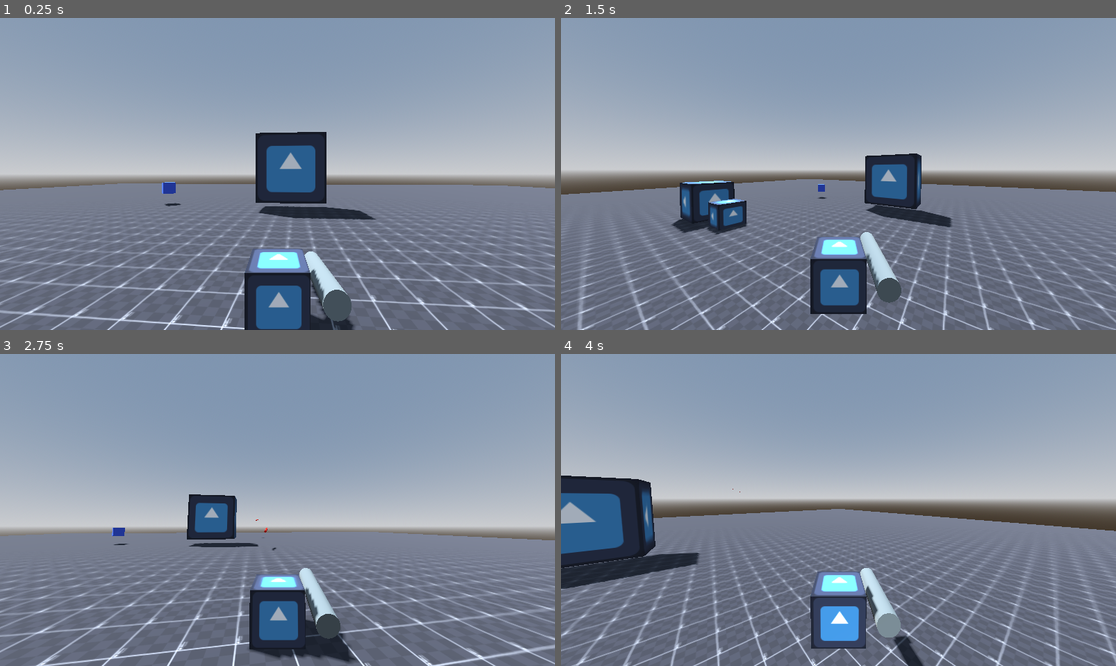
Above: before the commit, frames 1-4 (two rows, left to right).
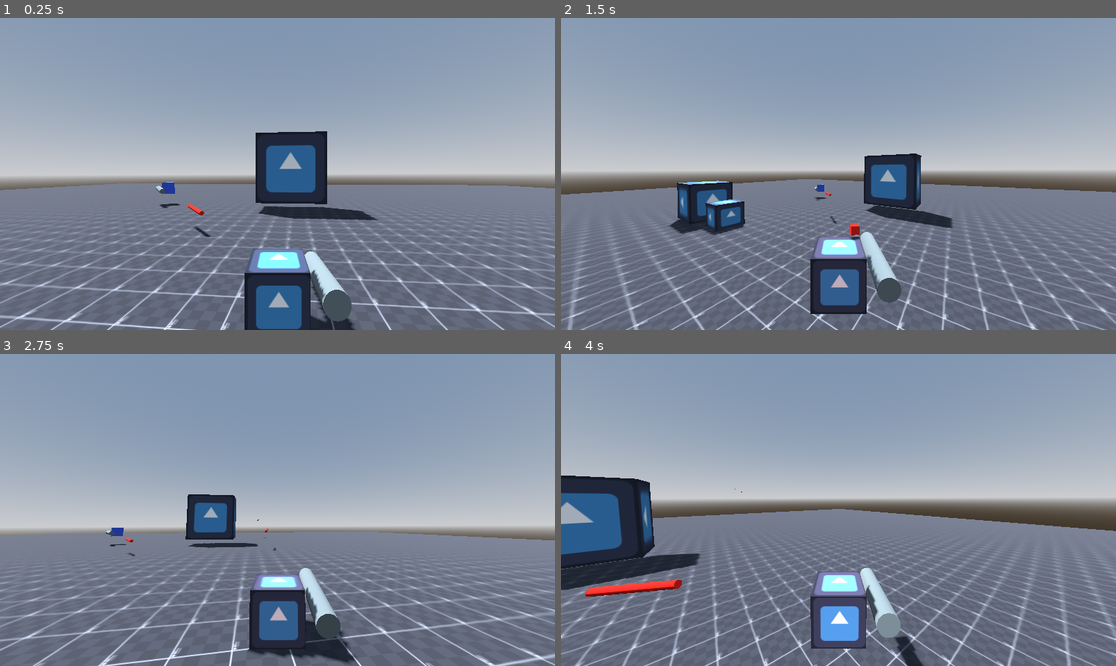
Above: after the commit, the same moments.

Repository: MukumovMuhammad/Simple_3D_Cube_shooter-
Game: Godot game, scene res://Scenes/test_platform.tscn
Same seed, same stepped clock (60 frames per second), same inputs: the game is played once before the commit and once after it. The engine's default icon, where the game draws it, is replaced by a stand-in: a white triangle on a blue panel in a dark square.
Inputs (mouse positions are in pixels of both pictures, inside the frame that each line leads up to):
- Up to frame 1 (0.25 s): no input
- Up to frame 2 (1.5 s): tap Enter (ui_accept) at 0.5, 0.77 s; move the mouse to (866, 174) at 0.52 s; hold D (right) 0.53-1.28 s; tap S (bk) at 0.6 s; move the mouse to (810, 174) at 1.27 s; hold A (left) from 1.28 s (still down); tap W (fd) at 1.35 s
- Up to frame 3 (2.75 s): tap Enter (ui_accept) at 1.52 s; move the mouse to (288, 503) at 2.02 s; release A (left) at 2.03 s; press the mouse at (288, 503) at 2.03 s; hold D (right) from 2.03 s (still down)
- Up to frame 4 (4 s): move the mouse to (832, 516) at 2.77 s; release the mouse at (832, 516) at 2.78 s; tap S (bk) at 2.85 s; tap Enter (ui_accept) at 3.02, 3.77 s; move the mouse to (877, 513) at 3.52 s; release D (right) at 3.53 s; hold A (left) from 3.53 s (still down); tap W (fd) at 3.6 s

The runs differ from the first frame. In frame 1, 3.8% of the frame differs, in the area x 0-100%, y 36-100%; in frame 2, 5.6%; in frame 3, 5.6%; in frame 4, 6.3%, in the area x 0-100%, y 38-100%.

Commit message:
scripted the enemies weapon. Now they can shoot! :)

Diff:
--- a/Scenes/bullets.tscn
+++ b/Scenes/bullets.tscn
@@ -41,6 +41,7 @@
 [node name="RayCast3D" type="RayCast3D" parent="."]
 transform = Transform3D(1, 0, 0, 0, -4.37114e-08, -1, 0, 1, -4.37114e-08, 0.00208646, -0.00117654, 0.970869)
 target_position = Vector3(0, -2, 0)
+collision_mask = 7
 
 [node name="Timer" type="Timer" parent="."]
 wait_time = 4.0
--- a/Scenes/enemies.tscn
+++ b/Scenes/enemies.tscn
@@ -1,7 +1,8 @@
-[gd_scene load_steps=6 format=3 uid="uid://lrrrysua6ugb"]
+[gd_scene load_steps=7 format=3 uid="uid://lrrrysua6ugb"]
 
 [ext_resource type="Script" uid="uid://c83pdphew8q4j" path="res://Scripts/enemies.gd" id="1_gu34h"]
 [ext_resource type="Material" uid="uid://boj05afj1g618" path="res://enemies.tres" id="2_g5tt5"]
+[ext_resource type="PackedScene" uid="uid://crtalvvnavykt" path="res://Scenes/hands_with_weapon.tscn" id="3_p0i1u"]
 
 [sub_resource type="BoxShape3D" id="BoxShape3D_xhdkv"]
 
@@ -12,6 +13,8 @@
 radius = 30.0
 
 [node name="Enemies" type="CharacterBody3D" node_paths=PackedStringArray("mesh") groups=["Cube", "hitble"]]
+collision_layer = 7
+collision_mask = 3
 script = ExtResource("1_gu34h")
 mesh = NodePath("CollisionShape3D/MeshInstance3D")
 
@@ -34,4 +37,12 @@
 target_position = Vector3(0, 0, -25)
 collision_mask = 15
 
+[node name="hands" parent="." instance=ExtResource("3_p0i1u")]
+transform = Transform3D(1, 0, 0, 0, 0.990375, 0.138413, 0, -0.138413, 0.990375, 0.655606, 0, 0)
+
+[node name="Weapon" parent="hands" index="0"]
+transform = Transform3D(0.40975, 0.0591034, -0.00127751, 0, -0.148165, -0.418402, -0.0143088, 1.6925, -0.0365831, 0, 0, -0.561)
+
 [connection signal="body_entered" from="Area3D" to="." method="_on_area_3d_body_entered"]
+
+[editable path="hands"]
--- /dev/null
+++ b/Scenes/hands_with_weapon.tscn
@@ -0,0 +1,19 @@
+[gd_scene load_steps=3 format=3 uid="uid://crtalvvnavykt"]
+
+[sub_resource type="StandardMaterial3D" id="StandardMaterial3D_i3pqv"]
+albedo_color = Color(0.396078, 0.427451, 0.427451, 1)
+
+[sub_resource type="CylinderMesh" id="CylinderMesh_onrkg"]
+height = 1.324
+
+[node name="hands" type="Node3D"]
+transform = Transform3D(1, 0, 0, 0, 0.990375, 0.138413, 0, -0.138413, 0.990375, 0, 0, 0)
+
+[node name="Weapon" type="MeshInstance3D" parent="."]
+transform = Transform3D(0.41, 0, 0, 0, -7.43094e-08, -0.42, 0, 1.7, -1.83588e-08, 0, 0, -0.52118)
+material_override = SubResource("StandardMaterial3D_i3pqv")
+mesh = SubResource("CylinderMesh_onrkg")
+skeleton = NodePath("../../Camera_mount")
+
+[node name="Marker3D" type="Marker3D" parent="Weapon"]
+transform = Transform3D(2.43902, 0, 0, 0, -1.04075e-07, 0.588235, 0, -2.38095, -2.57126e-08, 0, -0.714561, 1.2666e-07)
--- a/Scenes/player.tscn
+++ b/Scenes/player.tscn
@@ -1,7 +1,8 @@
-[gd_scene load_steps=8 format=3 uid="uid://c73xf8kwqt025"]
+[gd_scene load_steps=7 format=3 uid="uid://c73xf8kwqt025"]
 
 [ext_resource type="Texture2D" uid="uid://ctfqnogfx0djb" path="res://icon.svg" id="1_4flbx"]
 [ext_resource type="Script" uid="uid://bb8442hfw7cx4" path="res://Scripts/player.gd" id="1_onrkg"]
+[ext_resource type="PackedScene" uid="uid://crtalvvnavykt" path="res://Scenes/hands_with_weapon.tscn" id="3_6t5aa"]
 
 [sub_resource type="BoxShape3D" id="BoxShape3D_4flbx"]
 
@@ -11,12 +12,6 @@
 uv1_triplanar = true
 
 [sub_resource type="BoxMesh" id="BoxMesh_i3pqv"]
-
-[sub_resource type="StandardMaterial3D" id="StandardMaterial3D_i3pqv"]
-albedo_color = Color(0.396078, 0.427451, 0.427451, 1)
-
-[sub_resource type="CylinderMesh" id="CylinderMesh_onrkg"]
-height = 1.324
 
 [node name="Player" type="CharacterBody3D" node_paths=PackedStringArray("mesh") groups=["Cube"]]
 collision_layer = 6
@@ -44,14 +39,7 @@
 debug_shape_custom_color = Color(0, 0, 0, 0)
 debug_shape_thickness = 1
 
-[node name="hands" type="Node3D" parent="."]
+[node name="hands" parent="." instance=ExtResource("3_6t5aa")]
 transform = Transform3D(1, 0, 0, 0, 0.990375, 0.138413, 0, -0.138413, 0.990375, 0.861688, 0.0273502, 0.0471447)
 
-[node name="Weapon" type="MeshInstance3D" parent="hands"]
-transform = Transform3D(0.41, 0, 0, 0, -7.43094e-08, -0.42, 0, 1.7, -1.83588e-08, 0, 0, -0.52118)
-material_override = SubResource("StandardMaterial3D_i3pqv")
-mesh = SubResource("CylinderMesh_onrkg")
-skeleton = NodePath("../../Camera_mount")
-
-[node name="Marker3D" type="Marker3D" parent="hands/Weapon"]
-transform = Transform3D(2.43902, 0, 0, 0, -1.04075e-07, 0.588235, 0, -2.38095, -2.57126e-08, 0, -0.714561, 1.2666e-07)
+[editable path="hands"]
--- a/Scenes/test_platform.tscn
+++ b/Scenes/test_platform.tscn
@@ -41,6 +41,7 @@
 shadow_enabled = true
 
 [node name="NavigationRegion3D" type="NavigationRegion3D" parent="."]
+transform = Transform3D(0.999967, -0.000813837, -0.0080339, 0.000781055, 0.999991, -0.00408449, 0.00803716, 0.00407809, 0.999959, 0, 0, 0)
 navigation_mesh = SubResource("NavigationMesh_7odxi")
 
 [node name="CSGBox3D3" type="CSGBox3D" parent="NavigationRegion3D"]
@@ -70,4 +71,4 @@
 size = Vector3(100, 1, 100)
 
 [node name="Player" parent="NavigationRegion3D" instance=ExtResource("2_uf6b7")]
-transform = Transform3D(0.0878685, 0, -0.996132, 0, 1, 0, 0.996132, 0, 0.0878685, 0, 1.6164, 0)
+transform = Transform3D(0.0878685, 0, -0.996132, 0, 1, 0, 0.996132, 0, 0.0878685, 0.12, 1.616, 0)
--- a/Scripts/enemies.gd
+++ b/Scripts/enemies.gd
@@ -5,6 +5,11 @@
 @onready var nav_agent : NavigationAgent3D = $NavigationAgent3D
 var target_position : Vector3
 @onready var area : Area3D = $Area3D
+@onready var weapon: Node3D = $hands
+@onready var weapon_point : Marker3D = $hands/Weapon/Marker3D
+
+
+
 var is_fighting : bool = false
 
 func _ready() -> void:
@@ -13,6 +18,7 @@
 
 func _process(delta: float) -> void:
 	velocity = Vector3.ZERO
+
 
 	for body in area.get_overlapping_bodies():
 		if body.is_in_group("Cube"):
@@ -38,7 +44,10 @@
 	look_at(Vector3(target_position.x, global_position.y, target_position.z), Vector3.UP)
 
 	if is_fighting:
+		var off_shooting_vector : Vector3 = Vector3(randf_range(-1, 0.3),-2,randf_range(-0.3, 0.3))
 		velocity = Vector3.ZERO
+		weapon.look_at(target_position+ off_shooting_vector)
+		shoot(weapon_point)
 
 	move_and_slide()
 
